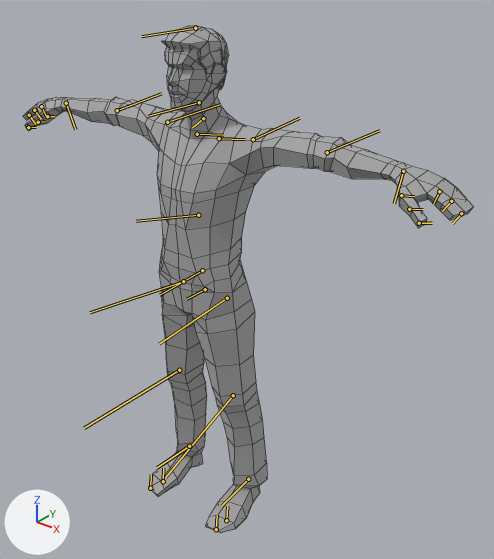
Renders of the FBX model Unity Game Folder/Assets/Models/Objs/Male_Character.fbx from each side of a commit.
Both versions are drawn from a 50 mm camera at (1.488, -1.604, 2.028) aimed at (0.101, 0.13, 0.953). The lights are fixed; the arrows at lower left show +X, +Y and +Z. The bones that bend it are drawn over the model as lines. Mesh edges are drawn as thin lines.

Names of what the first picture shows: 'lpMaleG'.
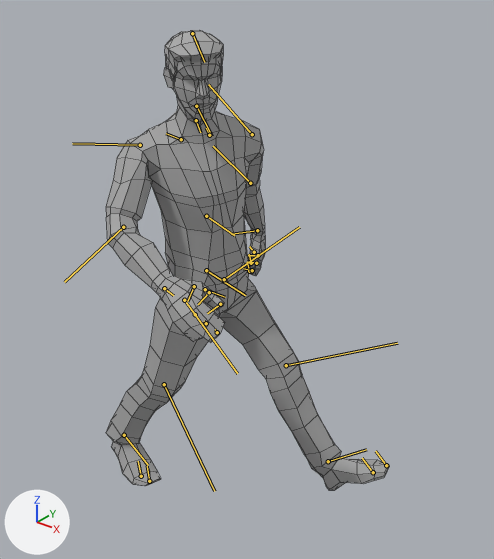
The newer file adds an action. The first version stands in its rest pose; the second is drawn at frame 10 of the action 'bip|Walk Left'.

What the commit changed:
Object 'bip' (bone_rig_object) turns from (0, 0, -90) to (0, 0, 0) degrees about its own x, y and z.
Bone 'bip Spine' (bone_bip_spine) turns from (0, 0, 0) to (-10, 2, 1) degrees about its own x, y and z.
Bone 'bip Spine1' (bone_bip_spine1) turns from (0, 0, 0) to (-20, 0, 3) degrees about its own x, y and z.
Bone 'bip Neck' (bone_bip_neck) turns from (0, 0, 0) to (-3, 1, 2) degrees about its own x, y and z.
Bone 'bip Head' (bone_bip_head) turns from (0, 0, 0) to (-3, 0, 2) degrees about its own x, y and z.
Bone 'bip L Clavicle' (bone_bip_l_clavicle) turns from (0, 0, 0) to (0, 15, -13) degrees about its own x, y and z.
Bone 'bip L UpperArm' (bone_bip_l_upperarm) turns from (0, 0, 0) to (33, 64, 63) degrees about its own x, y and z.
Bone 'bip L Forearm' (bone_bip_l_forearm) turns from (0, 0, 0) to (0, 0, -4) degrees about its own x, y and z.
Bone 'bip L Hand' (bone_bip_l_hand) turns from (0, 0, 0) to (18, -1, -2) degrees about its own x, y and z.
Bone 'bip L Finger0' (bone_bip_l_finger0) turns from (0, 0, 0) to (6, 2, 5) degrees about its own x, y and z.
Bone 'bip L Finger01' (bone_bip_l_finger01) turns from (0, 0, 0) to (4, -12, 18) degrees about its own x, y and z.
Bone 'bip R Clavicle' (bone_bip_r_clavicle) turns from (0, 0, 0) to (-2, -5, -6) degrees about its own x, y and z.
Bone 'bip R UpperArm' (bone_bip_r_upperarm) turns from (0, 0, 0) to (13, -41, -49) degrees about its own x, y and z.
Bone 'bip R Forearm' (bone_bip_r_forearm) turns from (0, 0, 0) to (-1, 3, -40) degrees about its own x, y and z.
Bone 'bip R Hand' (bone_bip_r_hand) turns from (0, 0, 0) to (-9, -4, -2) degrees about its own x, y and z.
Bone 'bip R Finger0' (bone_bip_r_finger0) turns from (0, 0, 0) to (-8, -9, 0) degrees about its own x, y and z.
Bone 'bip R Finger01' (bone_bip_r_finger01) turns from (0, 0, 0) to (9, 14, 19) degrees about its own x, y and z.
Bone 'bip R Finger1' (bone_bip_r_finger1) turns from (0, 0, 0) to (1, -1, 8) degrees about its own x, y and z.
Bone 'bip L Thigh' (bone_bip_l_thigh) turns from (0, 0, 0) to (-5, -2, 39) degrees about its own x, y and z.
Bone 'bip L Calf' (bone_bip_l_calf) turns from (0, 0, 0) to (-6, 3, -7) degrees about its own x, y and z.
Bone 'bip L Foot' (bone_bip_l_foot) turns from (0, 0, 0) to (-1, -3, 5) degrees about its own x, y and z.
Bone 'bip R Thigh' (bone_bip_r_thigh) turns from (0, 0, 0) to (12, -3, -16) degrees about its own x, y and z.
Bone 'bip R Calf' (bone_bip_r_calf) turns from (0, 0, 0) to (-7, -5, -10) degrees about its own x, y and z.
Bone 'bip R Foot' (bone_bip_r_foot) turns from (0, 0, 0) to (0, -1, 13) degrees about its own x, y and z.
Bone 'bip R Toe0' (bone_bip_r_toe0) turns from (0, 0, 0) to (1, 0, 21) degrees about its own x, y and z.

Boxes [x1, y1, x2, y2] around the edits, measured in the pictures (494 x 559 px):
'lpMaleG', posed (37% narrower, 9% shorter): before [23, 25, 474, 533]; after [106, 30, 389, 490]
bone 'bip Spine', root to tip: before (202, 270) to (159, 295); after (206, 270) to (245, 295)
bone 'bip Spine1', root to tip: before (198, 215) to (136, 221); after (206, 216) to (234, 235)
bone 'bip Neck', root to tip: before (203, 118) to (192, 127); after (196, 120) to (200, 132)
bone 'bip Head', root to tip: before (199, 102) to (148, 116); after (196, 106) to (212, 136)
bone 'bip L Clavicle', root to tip: before (219, 138) to (245, 139); after (209, 135) to (206, 128)
bone 'bip L UpperArm', root to tip: before (253, 139) to (299, 118); after (252, 134) to (208, 84)
bone 'bip L Forearm', root to tip: before (327, 152) to (379, 130); after (250, 183) to (213, 146)
bone 'bip L Hand', root to tip: before (403, 171) to (394, 203); after (257, 230) to (231, 234)
bone 'bip L Finger0', root to tip: before (401, 195) to (414, 196); after (254, 252) to (249, 246)
bone 'bip L Finger01', root to tip: before (409, 209) to (423, 209); after (251, 263) to (249, 254)
bone 'bip R Clavicle', root to tip: before (197, 134) to (223, 135); after (181, 139) to (166, 133)
bone 'bip R UpperArm', root to tip: before (167, 122) to (220, 104); after (140, 145) to (72, 143)
bone 'bip R Forearm', root to tip: before (117, 110) to (161, 93); after (123, 227) to (64, 282)
bone 'bip R Hand', root to tip: before (66, 103) to (75, 129); after (164, 288) to (173, 295)
bone 'bip R Finger0', root to tip: before (47, 116) to (54, 116); after (194, 286) to (187, 301)
bone 'bip R Finger01', root to tip: before (38, 122) to (45, 121); after (209, 292) to (198, 304)
bone 'bip R Finger1', root to tip: before (41, 106) to (46, 117); after (195, 314) to (195, 314)
bone 'bip L Thigh', root to tip: before (227, 298) to (159, 344); after (224, 279) to (299, 227)
bone 'bip L Calf', root to tip: before (233, 395) to (165, 477); after (286, 365) to (397, 343)
bone 'bip L Foot', root to tip: before (248, 479) to (221, 506); after (328, 461) to (366, 449)
bone 'bip R Thigh', root to tip: before (183, 281) to (90, 312); after (184, 300) to (237, 373)
bone 'bip R Calf', root to tip: before (179, 370) to (84, 428); after (164, 384) to (214, 491)
bone 'bip R Foot', root to tip: before (189, 446) to (157, 467); after (124, 435) to (148, 465)
bone 'bip R Toe0', root to tip: before (163, 481) to (163, 468); after (141, 476) to (138, 461)
